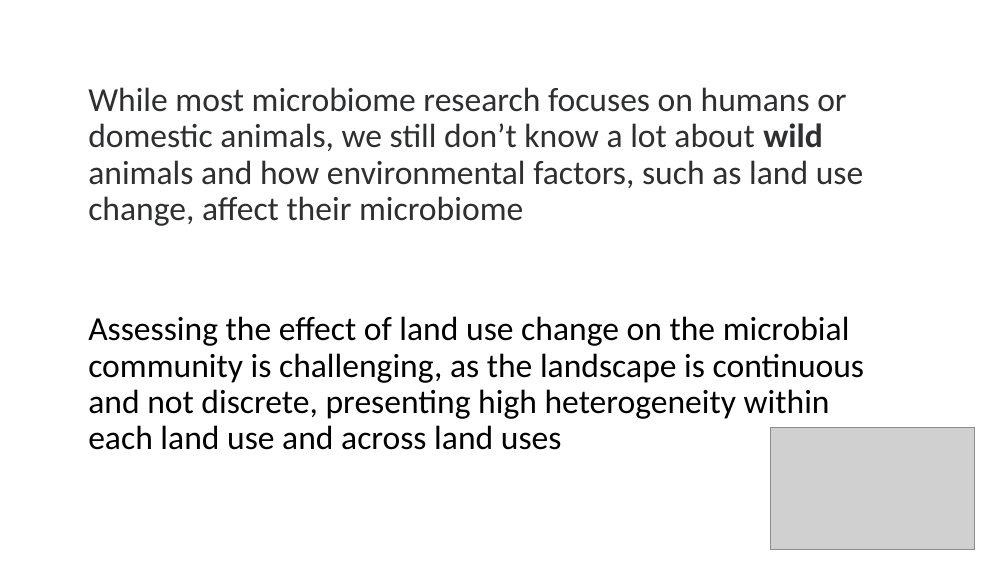
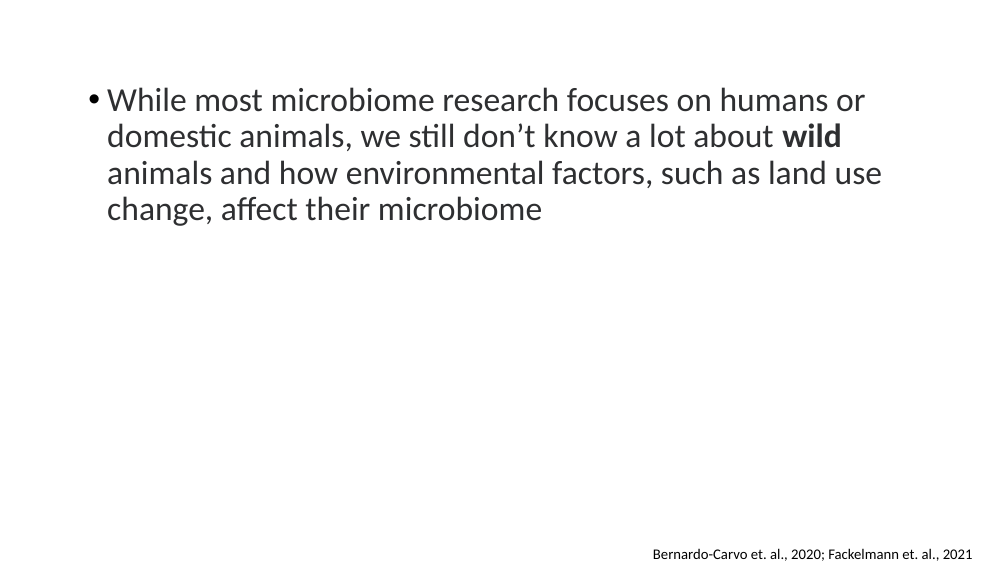
Before and after one commit to Ecological-Complexity-Lab/Microbiome_Structure_Madagascar, a slide deck: slide 5 of presentations/manuscript story.pptx (slide 6 before the commit). Drawn at 1008x567 pixels with LibreOffice and Linux fonts; fonts in the diff are those of the drawing; grey boxes stand for pictures. Boxes give left, top, right and bottom in pixels: in the first picture for what was removed or moved away, otherwise in the second. Text is boxed around its words. In the diff, an @@ line names an element or a change of style, - is before the commit and + after.

```diff
--- a/presentations/manuscript story.pptx
+++ b/presentations/manuscript story.pptx
@@ text "While most microbiome research focuses ..." at [107,87,882,226]: bullet none to • @@
@@ text removed at [88,316,864,450] @@
-Assessing the effect of land use change on the microbial community is challenging, as the landscape is continuous and not discrete, presenting high heterogeneity within each land use and across land uses
@@ picture removed at [771,427,975,549] @@
@@ text added at [653,548,973,561], 14 pt, text #000000 @@
+Bernardo-Carvo et. al., 2020; Fackelmann et. al., 2021
```
Also in this commit, not shown: 9 other slides changed, 3 slides added, 3 slides removed.
